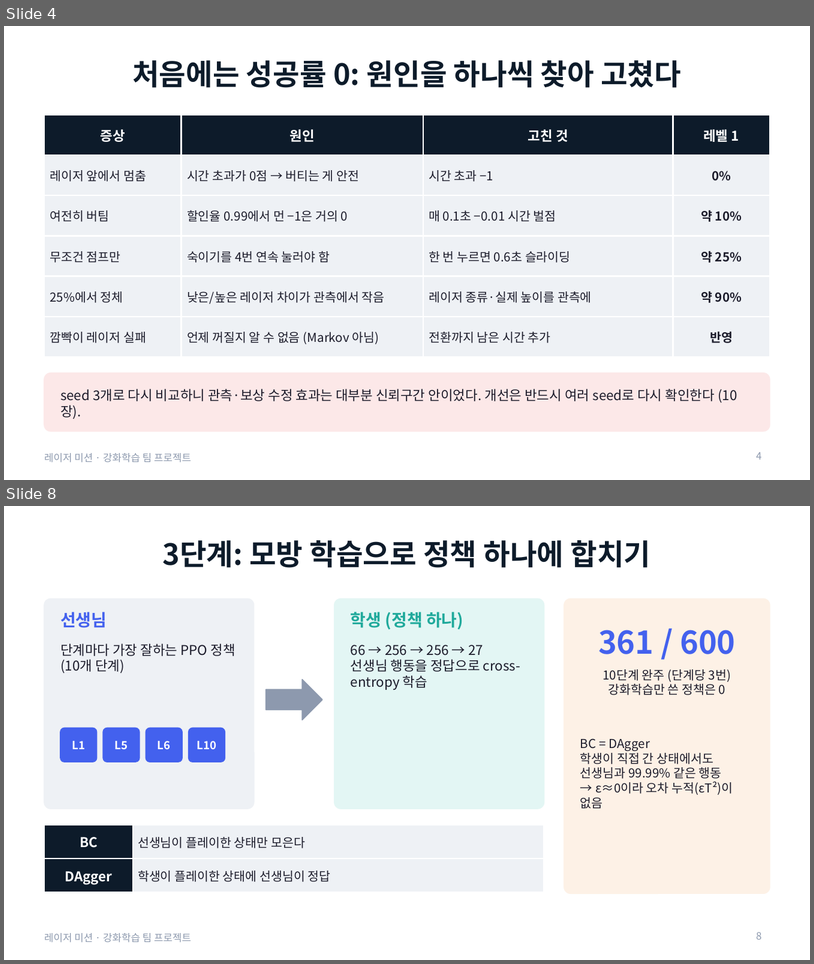
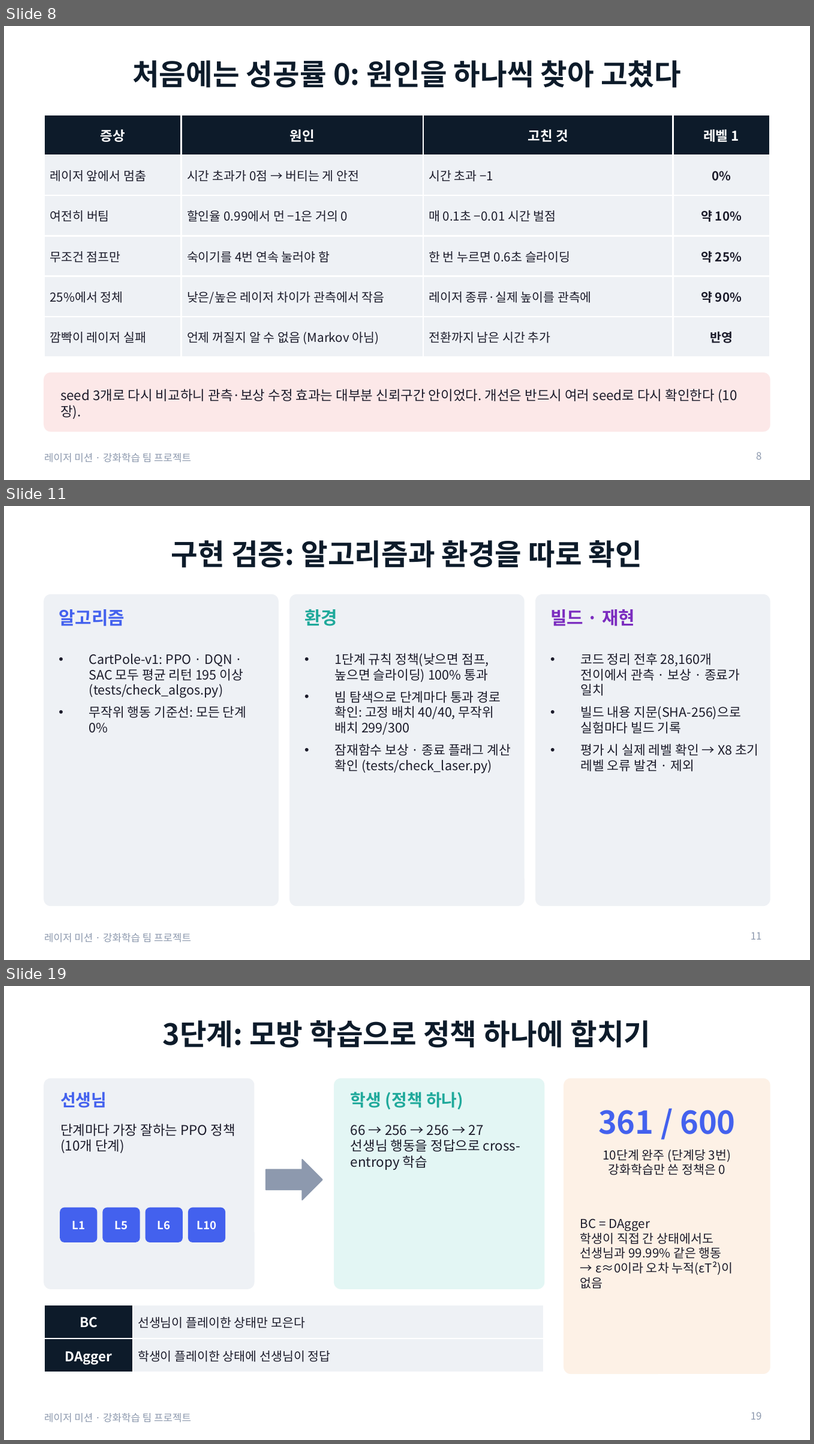
Before and after one commit to changxeokSong/reinforcement_learning, a slide deck: docs/LaserMission_presentation.pptx. Shown one above the other, each under a label of ours: slides 4 and 8 before the commit, slides 8, 11 and 19 after it; the slides between them are not shown. The pictures are 814x964 and 814x1444 pixels, drawn with LibreOffice and Linux fonts; fonts in the diff are those of the drawing. Boxes give left, top, right and bottom in pixels: in the first picture for what was removed or moved away, otherwise in the second. Text is boxed around its words. In the diff, an @@ line names an element or a change of style, - is before the commit and + after.

Commit message:
레이저 발표 자료 보강: 목표, 단계 구성, State·Action·Reward, 알고리즘·하이퍼파라미터, 구현 검증, 평가 지표, 실험 목록, 최종 빌드 재비교, 6단계 설계 수정과 충돌 예측, 기여, 참고 자료 (32장)

```diff
--- a/docs/LaserMission_presentation.pptx
+++ b/docs/LaserMission_presentation.pptx
@@ slide 11 added at <box>4,506,810,960</box>, background #FFFFFF; not listed: 1 template element that a slide beside it also shows @@
@@ title added at <box>171,540,642,568</box>, 26 pt, text #0D1B2A, bold @@
+구현 검증: 알고리즘과 환경을 따로 확인
@@ rounded rectangle added at <box>44,595,278,905</box>, fill #EEF1F5, outline #EEF1F5 1 pt @@
@@ rounded rectangle added at <box>290,595,524,905</box>, fill #EEF1F5, outline #EEF1F5 1 pt @@
@@ rounded rectangle added at <box>536,595,770,905</box>, fill #EEF1F5, outline #EEF1F5 1 pt @@
@@ text added at <box>59,609,125,626</box>, 16 pt, text #4361EE, bold @@
+알고리즘
@@ text added at <box>305,609,338,626</box>, 16 pt, text #1FA99B, bold @@
+환경
@@ text added at <box>551,609,635,626</box>, 16 pt, text #7B2CBF, bold @@
+빌드 · 재현
@@ text added at <box>89,654,247,733</box>, 11.5 pt, text #1B1B2A @@
+• CartPole-v1: PPO · DQN · SAC 모두 평균 리턴 195 이상 (tests/check_algos.py)
+• 무작위 행동 기준선: 모든 단계 0%
@@ text added at <box>335,653,511,773</box>, 11.5 pt, text #1B1B2A @@
+• 1단계 규칙 정책(낮으면 점프, 높으면 슬라이딩) 100% 통과
+• 빔 탐색으로 단계마다 통과 경로 확인: 고정 배치 40/40, 무작위 배치 299/300
+• 잠재함수 보상 · 종료 플래그 계산 확인 (tests/check_laser.py)
@@ text added at <box>581,653,759,771</box>, 11.5 pt, text #1B1B2A @@
+• 코드 정리 전후 28,160개 전이에서 관측 · 보상 · 종료가 일치
+• 빌드 내용 지문(SHA-256)으로 실험마다 빌드 기록
+• 평가 시 실제 레벨 확인 → X8 초기 레벨 오류 발견 · 제외
@@ page number added at <box>751,932,762,939</box>, 9 pt, text #8D99AE @@
+11
@@ what was slide 4 is now slide 8 @@
@@ page number at <box>756,451,762,459</box>: text changed @@
-4
+8
@@ what was slide 8 is now slide 19 @@
@@ page number at <box>751,1411,762,1419</box>: text changed @@
-8
+19
```
Also in this commit, not shown: 7 slides changed, 14 other slides added, 3 other files.
